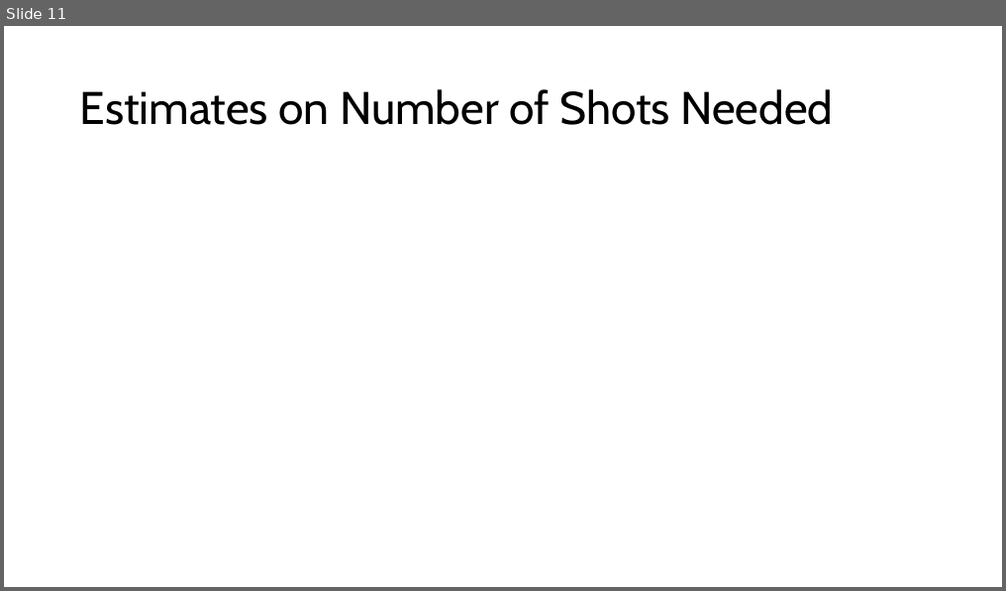
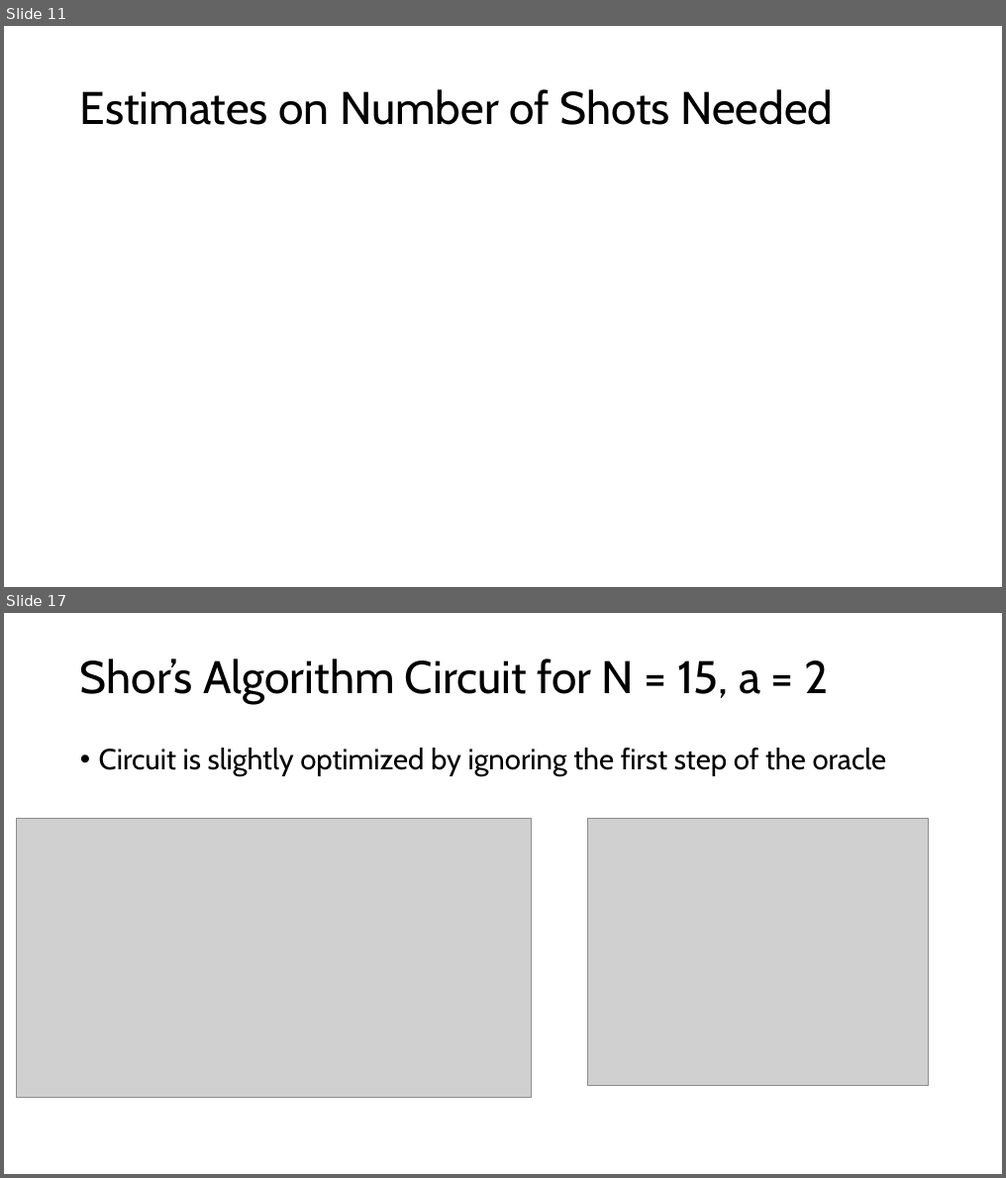
Before and after one commit to Baker-Group-UT/iceberg-compiler, a slide deck: direction.pptx. Shown one above the other, each under a label of ours: slide 11 before the commit, slides 11 and 17 after it; the slides between them are not shown. The pictures are 1006x591 and 1006x1178 pixels, drawn with LibreOffice and Linux fonts; fonts in the diff are those of the drawing; grey boxes stand for pictures. Boxes give left, top, right and bottom in pixels: in the first picture for what was removed or moved away, otherwise in the second. Text is boxed around its words. In the diff, an @@ line names an element or a change of style, - is before the commit and + after.

```diff
--- a/direction.pptx
+++ b/direction.pptx
@@ slide 17 added at (4, 613, 1002, 1174), background #FFFFFF @@
@@ title added at (80, 659, 828, 704), 44 pt, text #000000 @@
+Shor’s Algorithm Circuit for N = 15, a = 2
@@ text added at (99, 748, 887, 776), 28 pt, text #000000 @@
+• Circuit is slightly optimized by ignoring the first step of the oracle
@@ picture added at (16, 819, 531, 1097) @@
@@ picture added at (587, 819, 929, 1086) @@
```
Also in this commit, not shown: 10 other slides added, 3 other files.
